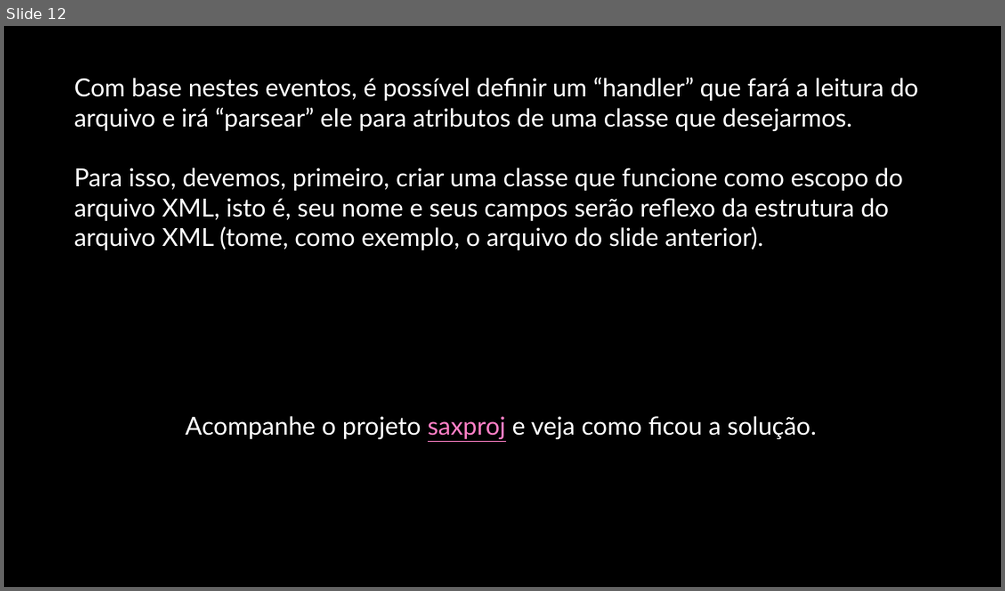
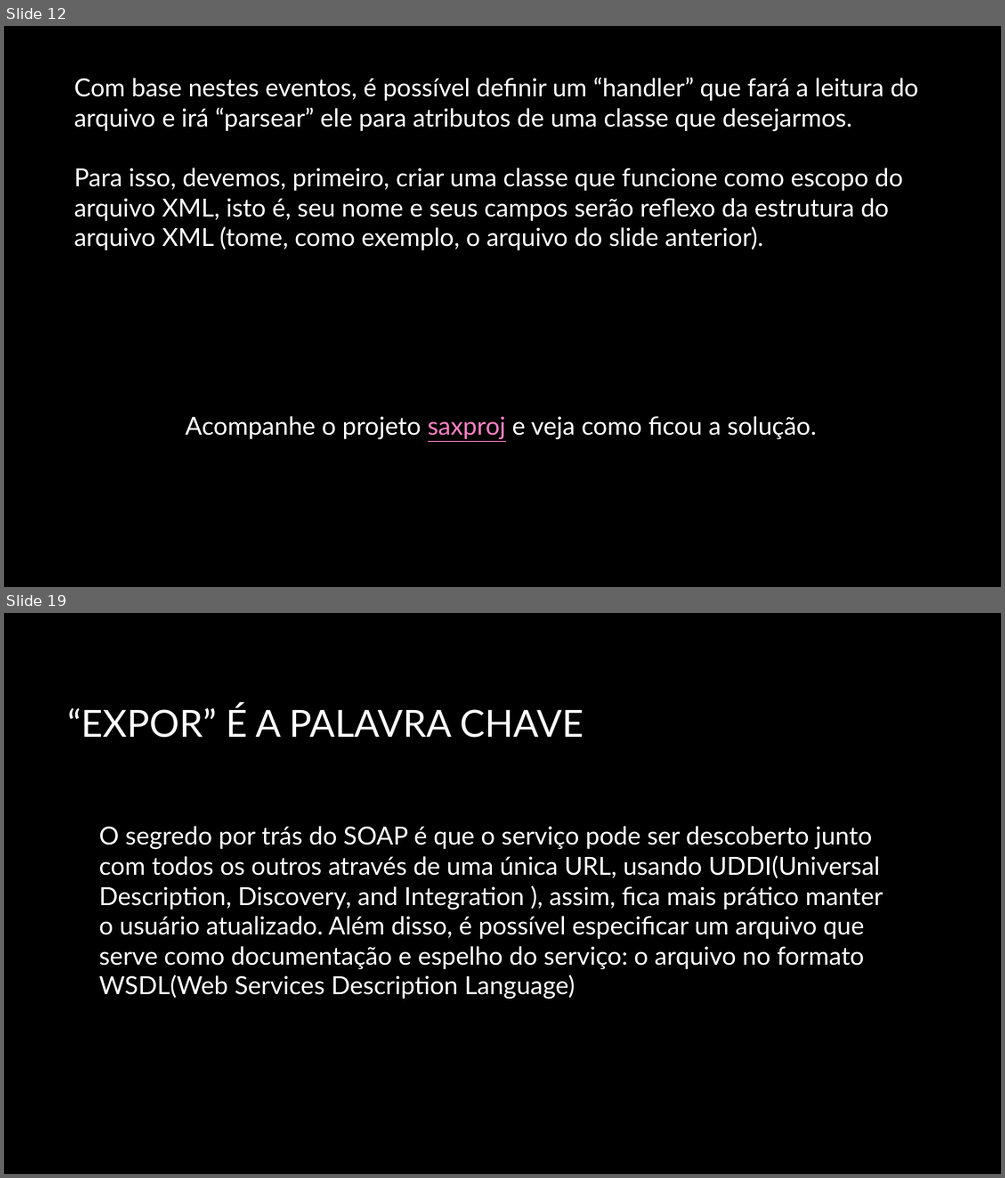
Before and after one commit to professordouglasfilho/aulasetutoriais, a slide deck: aulas/modulo4/Módulo 4 - Webservices.pptx. Shown one above the other, each under a label of ours: slide 12 before the commit, slides 12 and 19 after it; the slides between them are not shown. The pictures are 1005x591 and 1005x1178 pixels, drawn with LibreOffice and Linux fonts; fonts in the diff are those of the drawing; background and template pictures are left out. Boxes give left, top, right and bottom in pixels: in the first picture for what was removed or moved away, otherwise in the second. Text is boxed around its words. In the diff, an @@ line names an element or a change of style, - is before the commit and + after.

```diff
--- a/aulas/modulo4/Módulo 4 - Webservices.pptx
+++ b/aulas/modulo4/Módulo 4 - Webservices.pptx
@@ slide 19 added at box(4, 613, 1001, 1174), background picture (left out) @@
@@ title added at box(67, 705, 583, 738), 36 pt, text #FFFFFF @@
+“EXPOR” É A PALAVRA CHAVE
@@ text added at box(99, 826, 882, 998), 24 pt, text #FFFFFF @@
+O segredo por trás do SOAP é que o serviço pode ser descoberto junto com todos os outros através de uma única URL, usando UDDI(Universal Description, Discovery, and Integration ), assim, fica mais prático manter o usuário atualizado. Além disso, é possível especificar um arquivo que serve como documentação e espelho do serviço: o arquivo no formato WSDL(Web Services Description Language)
```
Also in this commit, not shown: 2 slides changed, 10 other slides added, 19 other files.
